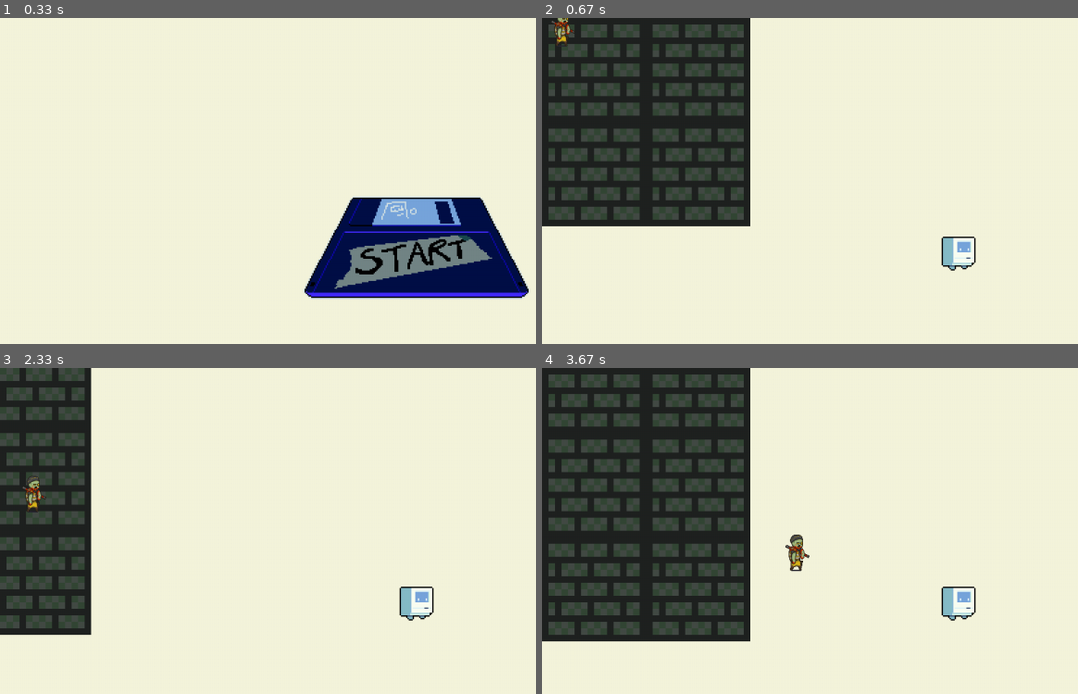
Above: before the commit, frames 1-4 (two rows, left to right).
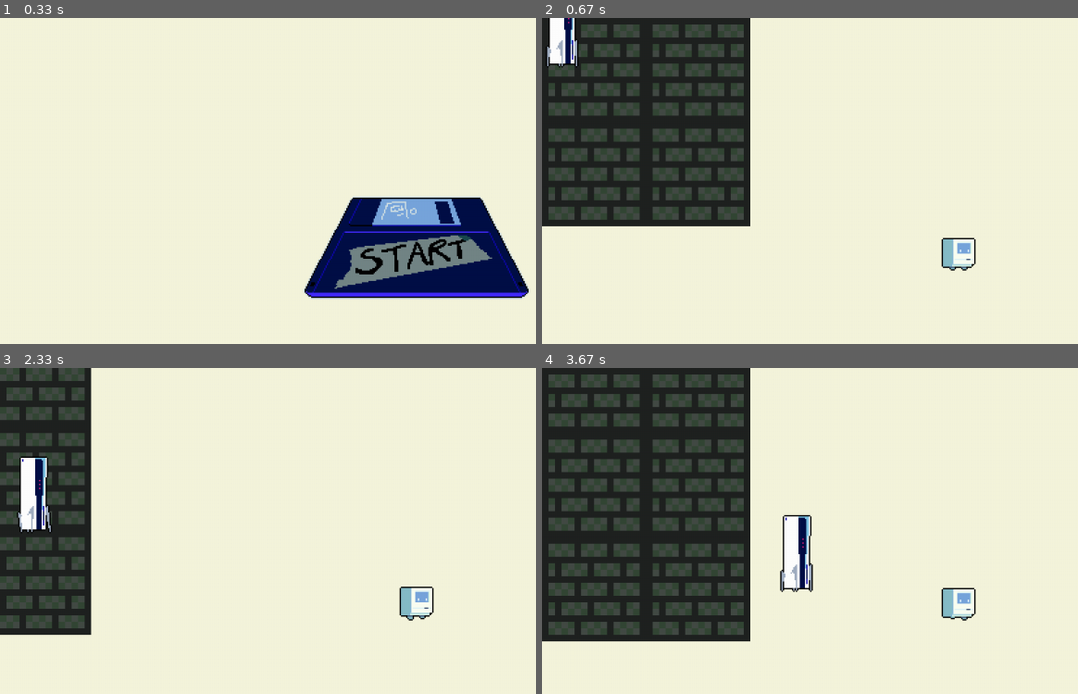
Above: after the commit, the same moments.

Repository: evelyn-keefner/portfolio
Game: pygame game, started from ch09/final/main.py
The game is run twice, just before and just after one commit, with the same random seed, the same clock (stepped at 60 frames per second) and the same inputs.
Inputs (mouse positions are in pixels of both pictures, inside the frame that each line leads up to):
- Up to frame 1 (0.33 s): no input
- Up to frame 2 (0.67 s): click (960, 252) at 0.38 s
- Up to frame 3 (2.33 s): hold D 0.67-1.13 s; move the mouse to (385, 622) at 0.7 s; hold W 1.17-1.47 s; hold D 1.5-1.97 s; hold A from 2 s (still down)
- Up to frame 4 (3.67 s): release A at 2.53 s; hold S 2.57-2.87 s; hold A 2.9-3.3 s; hold W from 3.33 s (still down)

Frame 1 is identical in both runs. In frame 2, 1.0% of the frame differs, in the area x 0-82%, y 0-78%; in frame 3, 1.2%; in frame 4, 1.5%, in the area x 44-82%, y 44-78%.

Commit message:
working animations(find a way to slow anim)

Diff:
--- a/ch09/final/src/enemy.py
+++ b/ch09/final/src/enemy.py
@@ -3,7 +3,8 @@
 class Enemy(pygame.sprite.Sprite): # class inherits from the sprite class to be able to add it to a sprite group and use update() and draw()
     def __init__(self, pos, group):
         super().__init__(group) # adds player sprite into the camera_group sprite group calling the sprite constructor Sprite(self, group)
-        self.image = pygame.image.load('assets/placeholder_assets/placeholder_enemy.png')
+        self.image = pygame.image.load('assets/sprite/enemy2_run1.webp')
+        self.image = self.image = pygame.transform.scale(self.image, (60,120))
         self.rect = self.image.get_rect(center = pos) # image_group needs an image and a rect in order to use it's built in functions draw() and update()
         self.direction = pygame.math.Vector2()
         self.velocity = 2 # how fast character moves
@@ -27,6 +28,11 @@
             self.direction = self.direction.normalize() # normalize sets the magnitude to 1, so if two directions are pressed, the vector will be normalized to 1 instead of sqrt(2)
         self.rect.center += self.direction * self.velocity # rect.center is a tuple and vector2's are compatable with operations involving tuples'
 
+        tick = pygame.time.get_ticks()
+        image = f'assets/sprite/enemy2_run{tick%4+1}.webp'
+        self.image = pygame.image.load(image)
+        self.image = pygame.transform.scale(self.image, (60,120))
+
 def main():
     print("Wrong file: please run run python3 main.py")
 
--- a/ch09/final/src/player.py
+++ b/ch09/final/src/player.py
@@ -4,8 +4,7 @@
     def __init__(self, pos, group):
         super().__init__(group) # adds player sprite into the camera_group sprite group calling the sprite constructor Sprite(self, group)
         self.image = pygame.image.load('assets/sprite/sprite_run1.webp')
-        w,h = self.image.get_size()
-        self.image = pygame.transform.scale(self.image, (2*w,2*h))
+        self.image = pygame.transform.scale(self.image, (60,60))
         self.rect = self.image.get_rect(center = pos) # image_group needs an image and a rect in order to use it's built in functions draw() and update()
         self.direction = pygame.math.Vector2()
         self.velocity = 5 # how fast character moves
@@ -40,6 +39,7 @@
     '''
     def update(self, enemy_group):
         old_rect = self.rect.copy() # holds a copy of the current rect before movement, in case of a collision with another object
+        keys = pygame.key.get_pressed() # for distinguishing run animation from idle animation
         self.input()
         if self.direction.magnitude() != 0: # magnitude is absolute length of the vector given x and y (a^2 + b^2 = c^2)
             self.direction = self.direction.normalize() # normalize sets the magnitude to 1, so if two directions are pressed, the vector will be normalized to 1 instead of sqrt(2)
@@ -56,6 +56,18 @@
             self.invulnerable = True
             print(self.health)
 
+        if keys[pygame.K_w] or keys[pygame.K_a] or keys[pygame.K_s] or keys[pygame.K_d]:
+            tick = pygame.time.get_ticks()
+            image = f'assets/sprite/sprite_run{tick%4+1}.webp'
+            self.image = pygame.image.load(image)
+            self.image = pygame.transform.scale(self.image, (60,60))
+        else:
+            tick = pygame.time.get_ticks()
+            image = f'assets/sprite/sprite_idle{tick%4+1}.webp'
+            self.image = pygame.image.load(image)
+            self.image = pygame.transform.scale(self.image, (60,60))
+
+
 def main():
     print("Wrong file: please run run python3 main.py")
 
Binary file added: ch09/final/assets/sprite/sprite_idle3.webp
Binary file added: ch09/final/assets/sprite/sprite_idle4.webp
